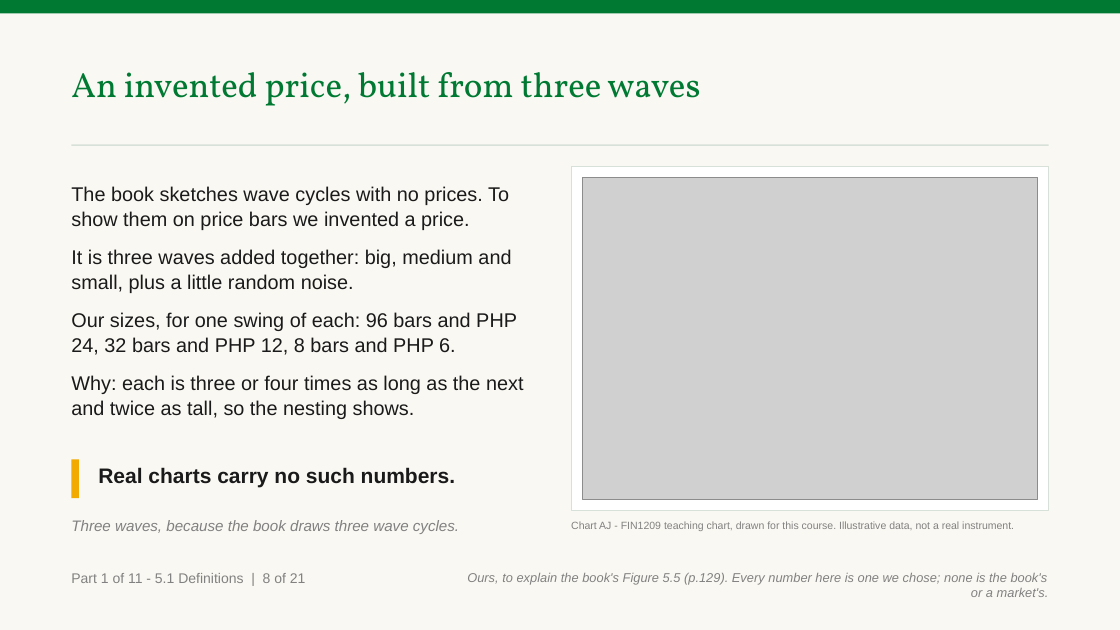
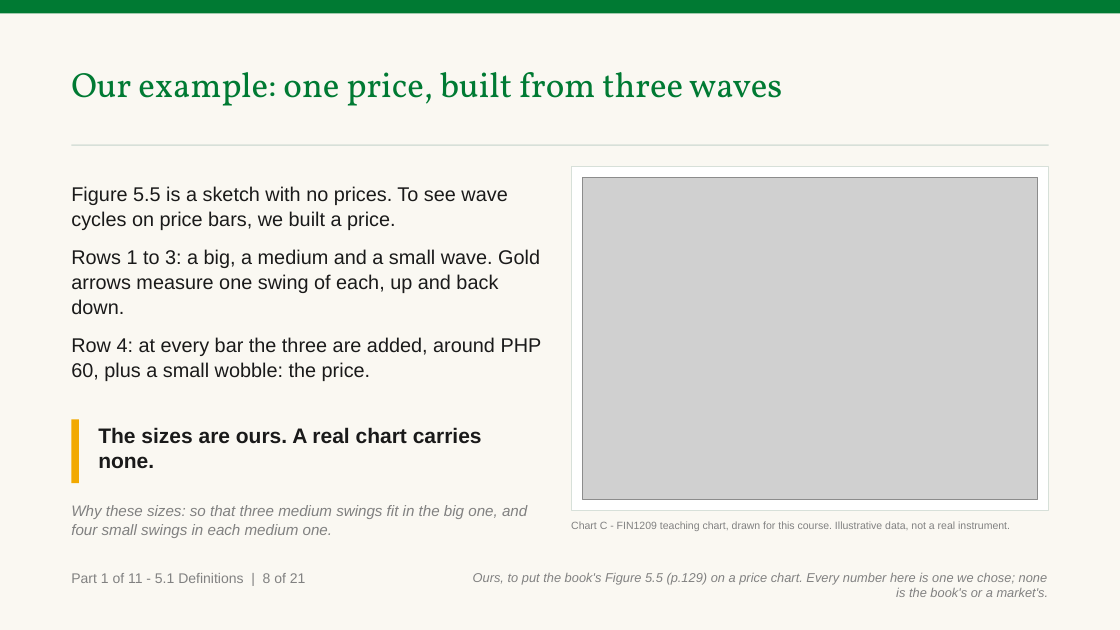
Before and after one commit to benjiesotelo-sudo/Telos_FIN1209, a slide deck: slide 13 of chapter-05/FIN1209-Chapter-05.pptx. Drawn at 1120x630 pixels with LibreOffice and Linux fonts; fonts in the diff are those of the drawing; grey boxes stand for pictures. Boxes give left, top, right and bottom in pixels: in the first picture for what was removed or moved away, otherwise in the second. Text is boxed around its words. In the diff, an @@ line names an element or a change of style, - is before the commit and + after.

```diff
--- a/chapter-05/FIN1209-Chapter-05.pptx
+++ b/chapter-05/FIN1209-Chapter-05.pptx
@@ text at [71, 72, 782, 106]: text changed @@
-An invented price, built from three waves
+Our example: one price, built from three waves
@@ text at [71, 186, 542, 381]: text changed @@
-The book sketches wave cycles with no prices. To show them on price bars we invented a price.
-It is three waves added together: big, medium and small, plus a little random noise.
-Our sizes, for one swing of each: 96 bars and PHP 24, 32 bars and PHP 12, 8 bars and PHP 6.
-Why: each is three or four times as long as the next and twice as tall, so the nesting shows.
+Figure 5.5 is a sketch with no prices. To see wave cycles on price bars, we built a price.
+Rows 1 to 3: a big, a medium and a small wave. Gold arrows measure one swing of each, up and back down.
+Row 4: at every bar the three are added, around PHP 60, plus a small wobble: the price.
@@ rectangle: place and size @@
-rectangle at [71, 460, 79, 498]
+rectangle at [71, 419, 79, 483]
@@ text at [98, 427, 482, 469]: text changed @@
-Real charts carry no such numbers.
+The sizes are ours. A real chart carries none.
@@ text at [71, 505, 527, 538]: text changed @@
-Three waves, because the book draws three wave cycles.
+Why these sizes: so that three medium swings fit in the big one, and four small swings in each medium one.
@@ text at [571, 521, 1010, 531]: text changed @@
-Chart AJ - FIN1209 teaching chart, drawn for this course. Illustrative data, not a real instrument.
+Chart C - FIN1209 teaching chart, drawn for this course. Illustrative data, not a real instrument.
@@ text at [473, 573, 1049, 597]: text changed @@
-Ours, to explain the book's Figure 5.5 (p.129). Every number here is one we chose; none is the book's or a market's.
+Ours, to put the book's Figure 5.5 (p.129) on a price chart. Every number here is one we chose; none is the book's or a market's.
```
Also in this commit, not shown: 116 other slides changed, 8 slides added, 5 other files.
